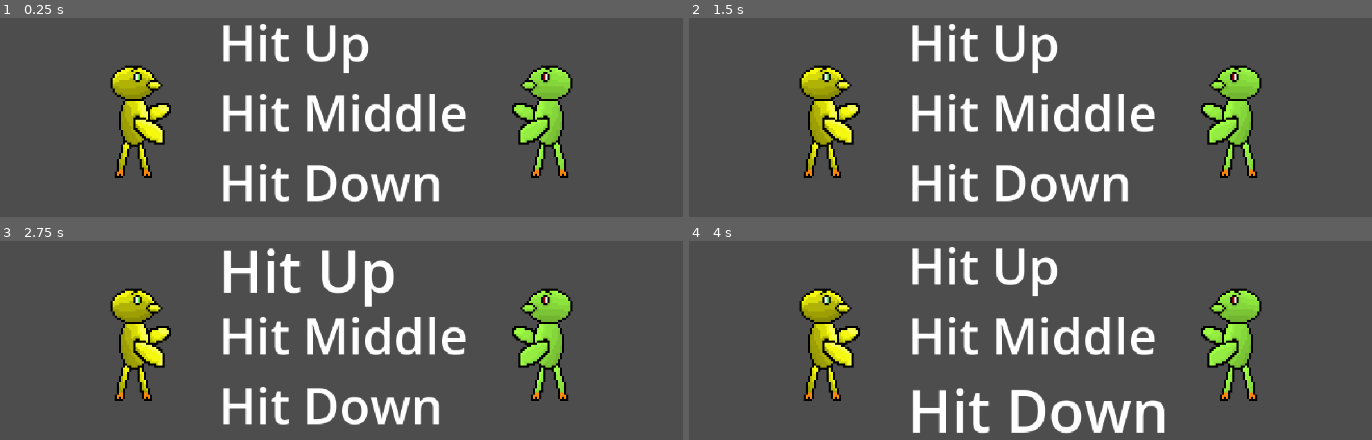
Above: before the commit, frames 1-4 (two rows, left to right).
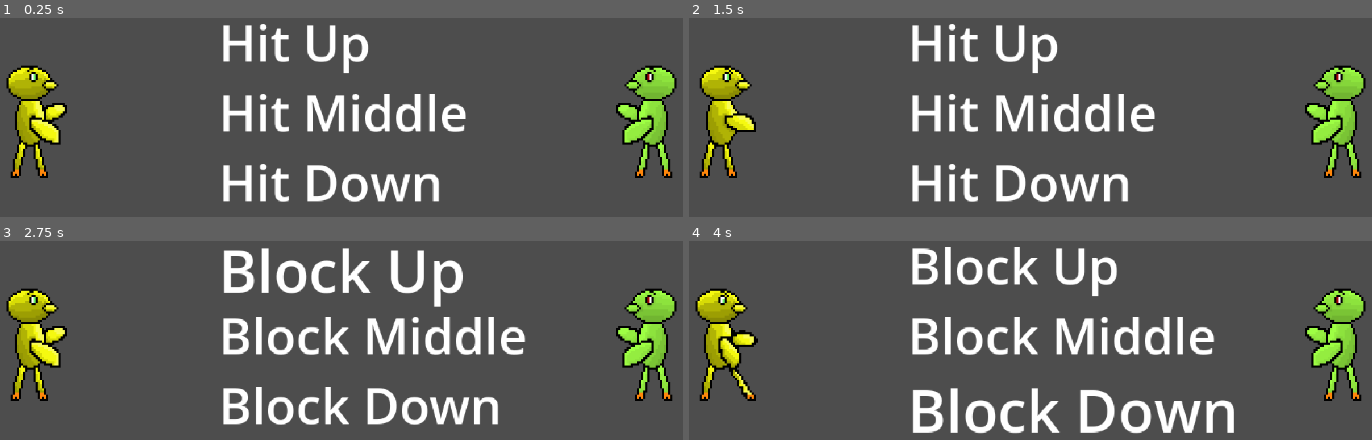
Above: after the commit, the same moments.

Repository: cbwhickstein/Pixel-Game-Jam-24
Game: Godot game, scene res://scenes/battle.tscn
The game is run twice, just before and just after one commit, with the same random seed, the same clock (stepped at 60 frames per second) and the same inputs. The project has no main scene, so this scene is started directly.
Inputs (mouse positions are in pixels of both pictures, inside the frame that each line leads up to):
- Up to frame 1 (0.25 s): no input
- Up to frame 2 (1.5 s): tap Enter at 0.5 s; move the mouse to (1208, 93) at 0.52 s; click (1208, 93) at 0.6 s; click (1208, 93) at 1.25 s; move the mouse to (873, 137) at 1.27 s; click (873, 137) at 1.35 s
- Up to frame 3 (2.75 s): click (184, 360) at 2 s; move the mouse to (outside the picture) at 2.02 s; click (outside the picture) at 2.1 s
- Up to frame 4 (4 s): click (outside the picture) at 2.75 s; move the mouse to (989, 428) at 2.77 s; click (989, 428) at 2.85 s; click (989, 428) at 3.5 s; move the mouse to (1269, 406) at 3.52 s; click (1269, 406) at 3.6 s

The runs differ from the first frame. In frame 1, 11% of the frame differs, in the area x 0-100%, y 23-81%; in frame 2, 11%; in frame 3, 23%; in frame 4, 23%, in the area x 0-100%, y 3-97%.

Commit message:
battle works now somehow but doesn't look good

Diff:
--- a/game/scenes/battle.tscn
+++ b/game/scenes/battle.tscn
@@ -10,11 +10,11 @@
 script = ExtResource("1_gykvq")
 
 [node name="Player" parent="." instance=ExtResource("1_hx7u8")]
-position = Vector2(-100, 0)
+position = Vector2(-150, 0)
 script = ExtResource("3_mxka0")
 
 [node name="Enemy" parent="." instance=ExtResource("2_4cy8x")]
-position = Vector2(100, 0)
+position = Vector2(150, 0)
 script = ExtResource("3_mxka0")
 
 [node name="Camera2D" type="Camera2D" parent="."]
--- a/game/scenes/battle_ui.tscn
+++ b/game/scenes/battle_ui.tscn
@@ -8,7 +8,7 @@
 [node name="HitUp" type="RichTextLabel" parent="."]
 texture_filter = 1
 offset_top = 5.0
-offset_right = 409.0
+offset_right = 640.0
 offset_bottom = 88.0
 theme_override_colors/default_color = Color(1, 1, 1, 1)
 theme_override_colors/font_selected_color = Color(0.862745, 0.470588, 0.317647, 1)
@@ -20,7 +20,7 @@
 [node name="HitMid" type="RichTextLabel" parent="."]
 texture_filter = 1
 offset_top = 89.0
-offset_right = 432.0
+offset_right = 650.0
 offset_bottom = 172.0
 theme_override_colors/default_color = Color(1, 1, 1, 1)
 theme_override_colors/font_selected_color = Color(0.862745, 0.470588, 0.317647, 1)
@@ -31,7 +31,7 @@
 [node name="HitDown" type="RichTextLabel" parent="."]
 texture_filter = 1
 offset_top = 173.0
-offset_right = 441.0
+offset_right = 686.0
 offset_bottom = 256.0
 theme_override_colors/default_color = Color(1, 1, 1, 1)
 theme_override_colors/font_selected_color = Color(0.862745, 0.470588, 0.317647, 1)
--- a/game/scripts/battle.gd
+++ b/game/scripts/battle.gd
@@ -1,4 +1,5 @@
 extends Node2D
+
 
 enum Selected {
 	top = 0,
@@ -10,6 +11,10 @@
 @onready var player = $Player
 @onready var enemy = $Enemy
 
+var sprite_set = false
+var timer = 0.0
+var max_animation_time = 1.5
+
 # Called when the node enters the scene tree for the first time.
 func _ready():
 	pass # Replace with function body.
@@ -17,12 +22,27 @@
 
 # Called every frame. 'delta' is the elapsed time since the previous frame.
 func _process(delta):
-	pass
+	if sprite_set:
+		timer += delta
+		if timer > max_animation_time:
+			timer = 0.0
+			sprite_set = false
+			set_sprites(Selected.none, Selected.none)
 
 
 func _on_battle_ui_hit(direction):
+	set_sprites(direction, Selected.none)
+	sprite_set = true # counter to reset sprite
+
 	enemy.blocking = randi() % 3
 	if direction != enemy.blocking:
 		enemy.hit_points -= 10
+		print(enemy.hit_points) #Just to print for testing
 
-		print(enemy.hit_points)
+
+
+
+
+func set_sprites(player_direction: int, enemy_direction: int):
+	player.animated_sprite_2d.play(player.sprite_animations[player_direction])
+	enemy.animated_sprite_2d.play(enemy.sprite_animations[enemy_direction])
--- a/game/scripts/battle_ui.gd
+++ b/game/scripts/battle_ui.gd
@@ -1,6 +1,7 @@
 extends Node2D
 
 signal hit(direction: Selected)
+signal block(direction: Selected)
 
 enum Selected {
 	top = 0,
@@ -9,12 +10,19 @@
 	none = 3
 }
 
+enum UIStatus {
+	hit,
+	block
+}
+
 var default_font_size = 60
 var hover_font_size = 70
 
 @onready var hit_up = $HitUp
 @onready var hit_mid = $HitMid
 @onready var hit_down = $HitDown
+
+var ui_status: UIStatus = UIStatus.hit
 
 var selected: Selected
 
@@ -25,10 +33,35 @@
 
 
 # Called every frame. 'delta' is the elapsed time since the previous frame.
-func _process(delta):
+func _process(_delta):
 	if selected != Selected.none and Input.is_action_just_released("accept"):
-		hit.emit(selected)
+		if ui_status == UIStatus.hit:
+			hit.emit(selected)
+			ui_status = UIStatus.block
+		elif ui_status == UIStatus.block:
+			block.emit(selected)
+			ui_status = UIStatus.hit
+		set_text()
 
+func set_text():
+	match ui_status:
+		UIStatus.hit:
+			hit_up.clear()
+			hit_mid.clear()
+			hit_down.clear()
+
+			hit_up.add_text("Hit Up")
+			hit_mid.add_text("Hit Middle")
+			hit_down.add_text("Hit Down")
+
+		UIStatus.block:
+			hit_up.clear()
+			hit_mid.clear()
+			hit_down.clear()
+
+			hit_up.add_text("Block Up")
+			hit_mid.add_text("Block Middle")
+			hit_down.add_text("Block Down")
 
 func _on_hit_up_mouse_entered():
 	hit_up.add_theme_font_size_override("normal_font_size", hover_font_size)
--- a/game/scripts/entity.gd
+++ b/game/scripts/entity.gd
@@ -6,6 +6,10 @@
 	bot = 2,
 	none = 3
 }
+
+@onready var animated_sprite_2d: AnimatedSprite2D = $AnimatedSprite2D
+
+var sprite_animations = ["hit_up", "hit_middle", "hit_down", "default"] # order correlates with enum
 
 var hit_points: int = 100
 var blocking: Selected = Selected.none
